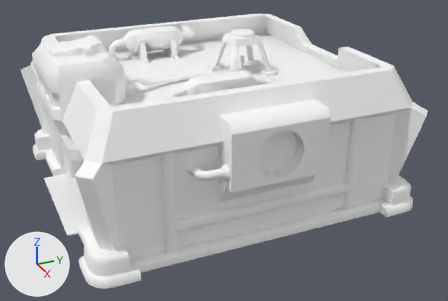
The FBX model Assets/Models/Command Center/Command_Center.fbx, before and after one commit.
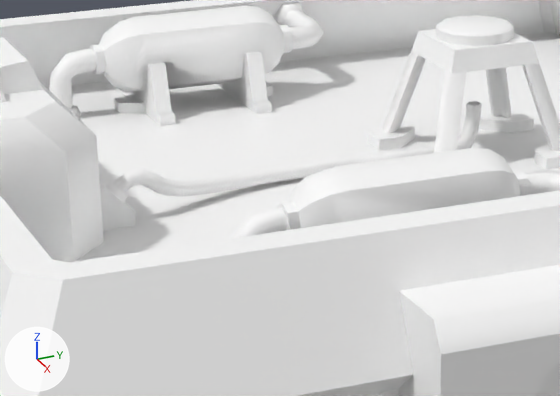
Each version is shown whole from a camera (50 mm lens) standing at (1.711, -0.706, 0.931) and looking at (0.078, 0.029, 0.115), then close up on the part from 21% to 60% of the width and 8% to 49% of the height. Lighting does not change. The marker at lower left points along +X, +Y and +Z. Where no turn or scale is listed for an object, it has been applied to the vertices.

The scene before the commit, as lines of its bpy script (objects in view):
```python
me_mesh = bpy.data.meshes.new('Mesh')
me_mesh.from_pydata(...)  # 1765 vertices, 1463 faces; spans x -0.491..0.491, y -0.5..0.5, z 0.0..0.492
me_mesh.materials.append(mat_m_command_center_my)  # its picture is missing
ob_command_center = bpy.data.objects.new('Command_Center', me_mesh)
ob_command_center.location = (0.0, 0.0, 0.0)
```
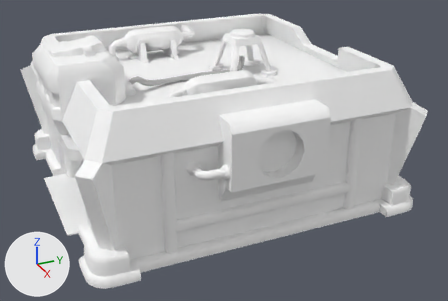
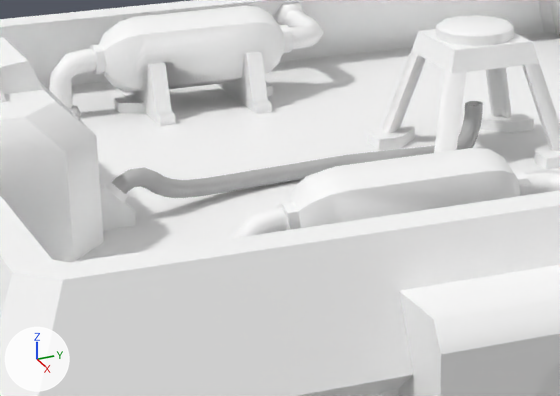
Boxes [x1, y1, x2, y2] around the edits, measured in the close-ups (560 x 396 px):
'Data_Wire', added
    after: [112, 101, 483, 198]

Patch to the scene script:
```diff
--- a/Assets/Models/Command Center/Command_Center.fbx.py
+++ b/Assets/Models/Command Center/Command_Center.fbx.py
@@ mat_m_data_wire @@
+mat_m_data_wire = principled_material('M_Data_Wire')
+mat_m_data_wire.base_color = (0.5, 0.5, 0.5)  # grey #bcbcbc
@@ me_mesh_001 @@
+me_mesh_001.from_pydata(...)  # 150 vertices, 144 faces; spans x -0.009..0.07, y -0.266..0.135, z 0.341..0.39
+me_mesh_001.materials.append(mat_m_data_wire)  # grey #bcbcbc
@@ ob_data_wire @@
+ob_data_wire = bpy.data.objects.new('Data_Wire', me_mesh_001)
+ob_data_wire.location = (0.0, 0.0, 0.0)
```
